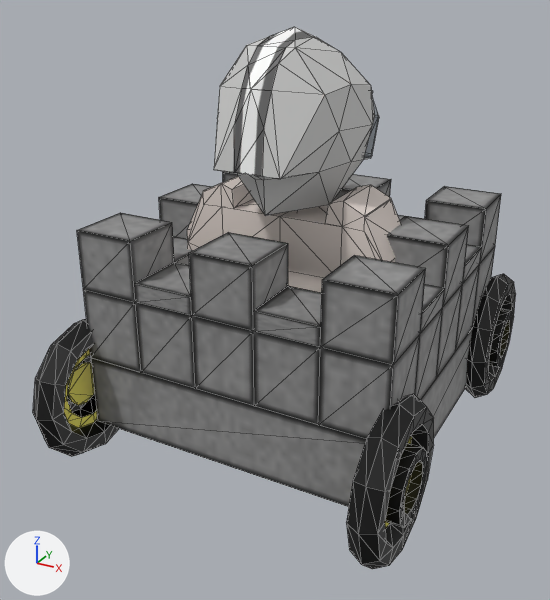
Two versions of the glTF model assets/models/tower_car.glb, one commit apart.
Both versions are drawn from a camera (50 mm lens) standing at (1.85, -3.74, 2.01) and looking at (-0.09, -0.21, 0.25). Every picture has the same lights, and +X, +Y and +Z are marked at lower left. Mesh edges are drawn as thin lines. Where no turn or scale is listed for an object, it has been applied to the vertices. Vertices at the same position are counted once.

Objects in the first picture: 'Cube.001', 'KidB', 'KidB.001', 'WheelA', 'WheelB', 'WheelC'.
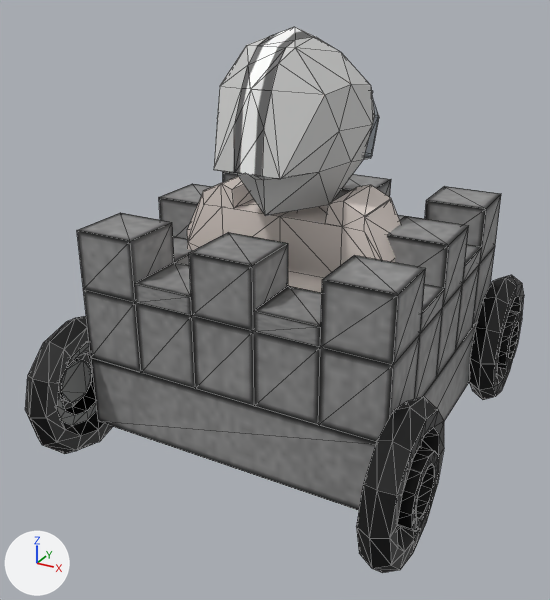
Boxes (x1, y1, x2, y2) around the edits, measured in the pictures (550 x 600 px):
'WheelB', mesh rescaled: before (347, 394, 434, 569); after (356, 397, 444, 573)
'WheelC', surface changed, mesh rescaled: before (33, 319, 118, 457); after (25, 316, 112, 454)
'WheelA', mesh rescaled (8% wider): before (465, 274, 516, 398); after (469, 275, 524, 400)

Patch to the scene script:
```diff
--- a/assets/models/tower_car.glb.py
+++ b/assets/models/tower_car.glb.py
@@ img_wheel_1 @@
+img_wheel_1 = load_image('wheel', '_unpacked/wheel', 1024, 1024, 'sRGB')
@@ mat_material_007 @@
 mat_material_007 = principled_material('Material.007')
-mat_material_007.texture = img_wheel
+mat_material_007.texture = img_wheel_1
@@ me_torus @@
 me_torus.from_pydata(...)  # 120 vertices, 250 faces; spans x 0.849..1.023, y 0.168..1.006, z 0.0..0.838
 # used by ob_wheela; location = (-0.004, 0.287, -0.626)
+# me_torus part 1: the whole mesh is scaled about its middle by (1.06, 1, 1), then moved by (0.052, 0.0, 0.0)
 me_torus.materials.append(mat_material_005)
@@ me_torus_004 @@
 me_torus_004.from_pydata(...)  # 120 vertices, 250 faces; spans x 0.849..1.023, y -1.593..-0.754, z 0.0..0.838
 # used by ob_wheelb; location = (-0.004, 0.287, -0.626)
+# me_torus_004 part 2: the whole mesh is scaled about its middle by (1.06, 1, 1), then moved by (0.052, 0.0, 0.0)
 me_torus_004.materials.append(mat_material_006)
@@ me_torus_005 @@
 me_torus_005.from_pydata(...)  # 120 vertices, 250 faces; spans x -1.03..-0.857, y -1.593..-0.754, z 0.0..0.838
 # used by ob_wheelc; location = (-0.004, 0.287, -0.626)
+# me_torus_005 part 3: the whole mesh is scaled about its middle by (1.06, 1, 1), then moved by (-0.052, 0.0, 0.0)
 me_torus_005.materials.append(mat_material_007)
```
